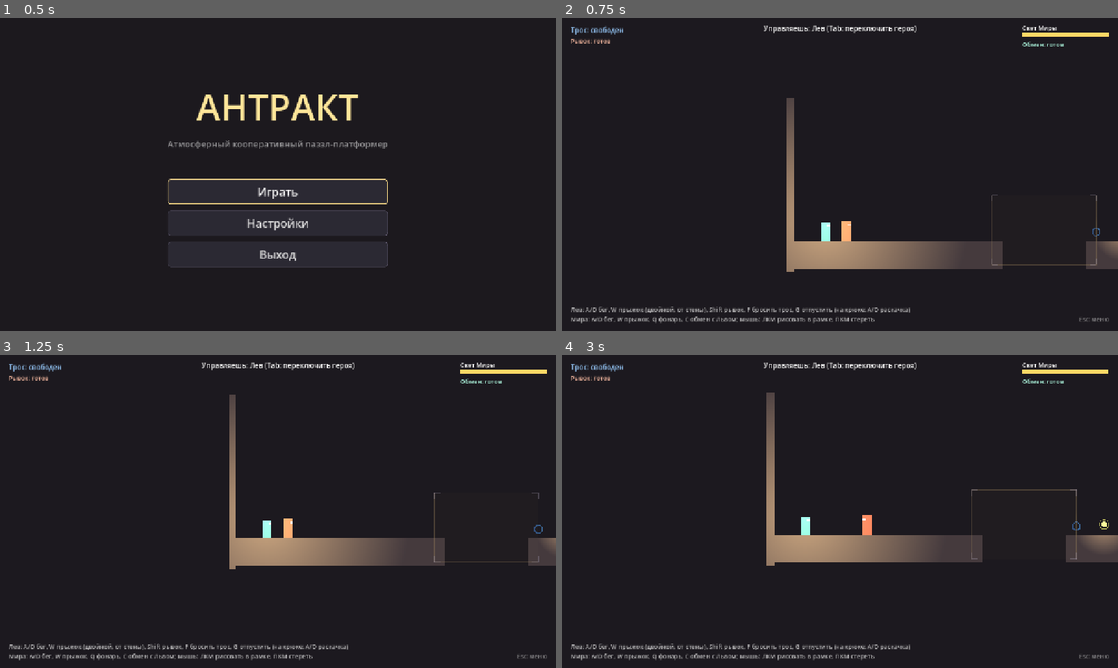
Above: before the commit, frames 1-4 (two rows, left to right).
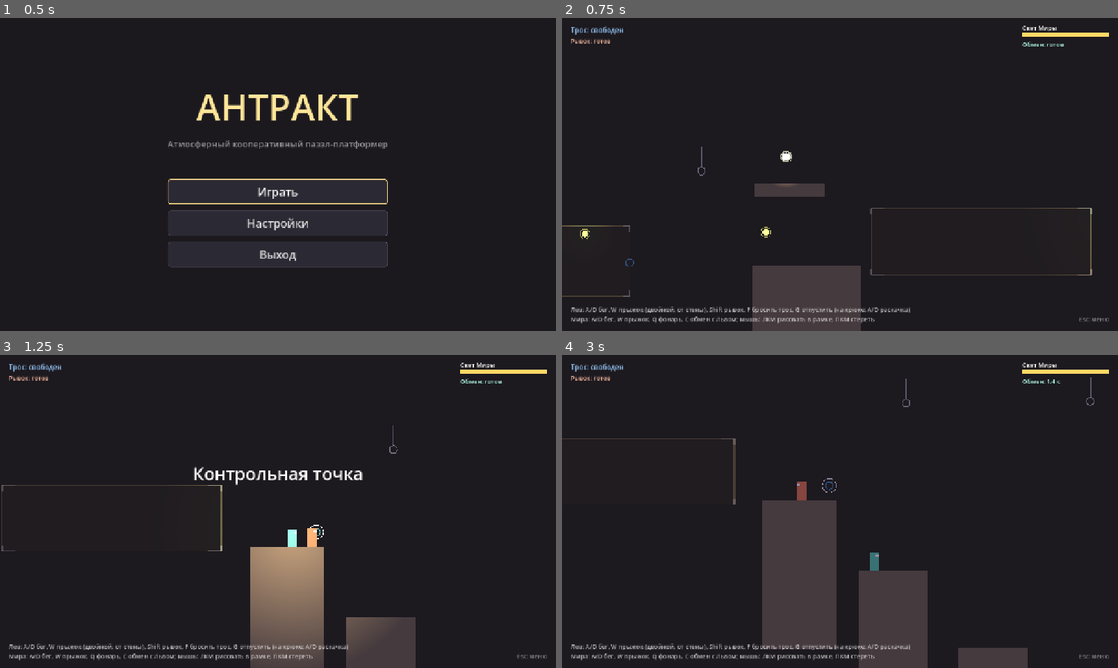
Above: after the commit, the same moments.

Repository: Lina40696/lina
Game: Godot game, scene res://scenes/menu.tscn
Two runs of this game, one before a commit and one after it. Both use one fixed random seed, a clock stepped at 60 frames per second and the inputs below.
Inputs (mouse positions are in pixels of both pictures, inside the frame that each line leads up to):
- Up to frame 1 (0.5 s): no input
- Up to frame 2 (0.75 s): click "Играть" at 0.5 s
- Up to frame 3 (1.25 s): no input
- Up to frame 4 (3 s): tap Enter (ui_accept) at 1.25 s; move the mouse to (962, 495) at 1.27 s; hold D (p1_right) 1.28-2 s; tap Keypad 0 (p2_light, bound only after the commit) at 1.35 s; click (962, 495) at 1.42 s; tap W (p1_jump) at 1.52 s; tap Q (p2_light, bound only before the commit) at 1.55 s; drag from (728, 527) to (1112, 530) at 2.02 s; move the mouse to (895, 442) at 2.77 s; hold A (p1_left) from 2.78 s (still down); tap Keypad 1 (p2_swap, bound only after the commit) at 2.85 s

Frame 1 is identical in both runs. In frame 2, 10% of the frame differs, in the area x 0-100%, y 2-100%; in frame 3, 12%; in frame 4, 16%.

Commit message:
уровень доработала

Diff:
--- a/project.godot
+++ b/project.godot
@@ -8,11 +8,15 @@
 
 config_version=5
 
+[animation]
+
+compatibility/default_parent_skeleton_in_mesh_instance_3d=true
+
 [application]
 
 config/name="Антракт (прототип механик)"
 run/main_scene="res://scenes/menu.tscn"
-config/features=PackedStringArray("4.3", "GL Compatibility")
+config/features=PackedStringArray("4.7", "GL Compatibility")
 
 [autoload]
 
--- a/scenes/main.tscn
+++ b/scenes/main.tscn
@@ -1,86 +1,117 @@
-[gd_scene load_steps=9 format=3]
+[gd_scene format=3 uid="uid://botq6si4k6nlf"]
 
-[ext_resource type="Script" path="res://scripts/level.gd" id="1_level"]
+[ext_resource type="Script" uid="uid://2pwwn551d2cj" path="res://scripts/level.gd" id="1_level"]
 [ext_resource type="PackedScene" path="res://scenes/blocks/platform.tscn" id="2"]
 [ext_resource type="PackedScene" path="res://scenes/blocks/anchor_post.tscn" id="3"]
 [ext_resource type="PackedScene" path="res://scenes/blocks/draw_zone.tscn" id="4"]
 [ext_resource type="PackedScene" path="res://scenes/blocks/light_orb.tscn" id="5"]
 [ext_resource type="PackedScene" path="res://scenes/blocks/anchor_hook.tscn" id="6"]
 [ext_resource type="PackedScene" path="res://scenes/blocks/checkpoint.tscn" id="7"]
-[ext_resource type="PackedScene" path="res://scenes/blocks/goal.tscn" id="8"]
 
-[node name="Main" type="Node2D"]
+[node name="Main" type="Node2D" unique_id=1500935197]
 script = ExtResource("1_level")
 
-[node name="SpawnLev" type="Marker2D" parent="."]
-position = Vector2(0, 330)
+[node name="SpawnLev" type="Marker2D" parent="." unique_id=158182025]
+position = Vector2(2308, 174)
 
-[node name="SpawnMira" type="Marker2D" parent="."]
-position = Vector2(-60, 330)
+[node name="SpawnMira" type="Marker2D" parent="." unique_id=383435939]
+position = Vector2(2253, 170)
 
-[node name="GroundStart" parent="." instance=ExtResource("2")]
+[node name="GroundStart" parent="." unique_id=684701716 instance=ExtResource("2")]
 position = Vector2(-150, 360)
 size = Vector2(600, 80)
 
-[node name="GroundMiddle" parent="." instance=ExtResource("2")]
-position = Vector2(690, 360)
-size = Vector2(460, 80)
-
-[node name="GroundFar" parent="." instance=ExtResource("2")]
-position = Vector2(1550, 400)
-size = Vector2(550, 200)
-
-[node name="GroundEnd" parent="." instance=ExtResource("2")]
-position = Vector2(2400, 400)
-size = Vector2(600, 200)
-
-[node name="WallLeft" parent="." instance=ExtResource("2")]
+[node name="WallLeft" parent="." unique_id=1610301055 instance=ExtResource("2")]
 position = Vector2(-170, -50)
 size = Vector2(20, 500)
 
-[node name="WallRight" parent="." instance=ExtResource("2")]
-position = Vector2(3000, -50)
-size = Vector2(20, 500)
-
-[node name="Pillar" parent="." instance=ExtResource("2")]
-position = Vector2(900, 255)
+[node name="Pillar" parent="." unique_id=1858583356 instance=ExtResource("2")]
+position = Vector2(1073, 343)
+scale = Vector2(3.4885654, 2.0798793)
 size = Vector2(90, 105)
 
-[node name="PostBridge" parent="." instance=ExtResource("3")]
+[node name="PostBridge" parent="." unique_id=2053947323 instance=ExtResource("3")]
 position = Vector2(720, 335)
 
-[node name="ZoneBridge" parent="." instance=ExtResource("4")]
+[node name="ZoneBridge" parent="." unique_id=1747427576 instance=ExtResource("4")]
 position = Vector2(420, 230)
-size = Vector2(300, 200)
 anchor_path = NodePath("../PostBridge")
 
-[node name="OrbMiddle" parent="." instance=ExtResource("5")]
-position = Vector2(800, 330)
-amount = 25.0
+[node name="OrbMiddle" parent="." unique_id=1821751148 instance=ExtResource("5")]
+position = Vector2(1112, 247)
+collision_layer = 0
+collision_mask = 4
 respawn_time = 40.0
 
-[node name="OrbPillar" parent="." instance=ExtResource("5")]
-position = Vector2(945, 230)
+[node name="OrbPillar" parent="." unique_id=730175290 instance=ExtResource("5")]
+position = Vector2(591, 252)
+collision_layer = 0
+collision_mask = 4
 amount = 40.0
 respawn_time = 40.0
 
-[node name="HookMain" parent="." instance=ExtResource("6")]
-position = Vector2(1350, 80)
+[node name="HookMain" parent="." unique_id=1587282552 instance=ExtResource("6")]
+position = Vector2(927, 71)
 
-[node name="PostFar" parent="." instance=ExtResource("3")]
-position = Vector2(2430, 375)
+[node name="CheckpointA" parent="." unique_id=1797476107 instance=ExtResource("7")]
+position = Vector2(1198, 282)
 
-[node name="ZoneFar" parent="." instance=ExtResource("4")]
-position = Vector2(2080, 270)
-size = Vector2(340, 200)
-anchor_path = NodePath("../PostFar")
+[node name="DrawZone" parent="." unique_id=159235934 instance=ExtResource("4")]
+position = Vector2(1416, 179)
+scale = Vector2(2.10487, 0.9508762)
 
-[node name="CheckpointA" parent="." instance=ExtResource("7")]
-position = Vector2(760, 330)
+[node name="Platform" parent="." unique_id=1297615785 instance=ExtResource("2")]
+position = Vector2(1079, 105)
 
-[node name="CheckpointB" parent="." instance=ExtResource("7")]
-position = Vector2(1640, 370)
+[node name="LightOrb" parent="." unique_id=812795831 instance=ExtResource("5")]
+position = Vector2(1170, 28)
+collision_layer = 0
+collision_mask = 4
 
-[node name="Goal" parent="." instance=ExtResource("8")]
-position = Vector2(2690, 290)
-size = Vector2(120, 140)
+[node name="LightOrb2" parent="." unique_id=1562848783 instance=ExtResource("5")]
+position = Vector2(1168, 30)
+collision_layer = 0
+collision_mask = 4
+
+[node name="LightOrb3" parent="." unique_id=975344858 instance=ExtResource("5")]
+position = Vector2(1173, 30)
+collision_layer = 0
+collision_mask = 4
+
+[node name="Platform2" parent="." unique_id=551278476 instance=ExtResource("2")]
+position = Vector2(2129.0002, 358)
+scale = Vector2(1.0590988, 10.68)
+
+[node name="Platform3" parent="." unique_id=1055868157 instance=ExtResource("2")]
+position = Vector2(2406, 557)
+scale = Vector2(1, 10.319998)
+
+[node name="Platform4" parent="." unique_id=1793021711 instance=ExtResource("2")]
+position = Vector2(2692, 780.00006)
+scale = Vector2(1, 9.24)
+
+[node name="Platform5" parent="." unique_id=1441644673 instance=ExtResource("2")]
+position = Vector2(2974, 914)
+scale = Vector2(1, 10.84)
+
+[node name="Platform6" parent="." unique_id=1406173923 instance=ExtResource("2")]
+position = Vector2(3280, 1051)
+scale = Vector2(1, 13)
+
+[node name="Checkpoint" parent="." unique_id=1879063716 instance=ExtResource("7")]
+position = Vector2(2188, 295)
+
+[node name="AnchorPost" parent="." unique_id=338955958 instance=ExtResource("3")]
+position = Vector2(2321, 314)
+
+[node name="AnchorHook" parent="." unique_id=1489767256 instance=ExtResource("6")]
+position = Vector2(2542, 77)
+
+[node name="AnchorHook2" parent="." unique_id=811164029 instance=ExtResource("6")]
+position = Vector2(3072, 72)
+
+[node name="AnchorHook3" parent="." unique_id=1299599330 instance=ExtResource("6")]
+position = Vector2(3559, 77)
+
+[node name="Platform7" parent="." unique_id=1414140678 instance=ExtResource("2")]
+position = Vector2(3544, 220)
--- a/scripts/inputs.gd
+++ b/scripts/inputs.gd
@@ -8,7 +8,7 @@
 #                      переключение клавишей switch_hero (Tab). Удобно для тестов.
 # solo_mode = false -> два человека на одной клавиатуре (эту схему менять нельзя).
 
-var solo_mode: bool = true
+var solo_mode: bool = false
 
 # Клавиши по умолчанию (physical keycode: не зависит от раскладки, работает и на русской).
 const DEFAULTS := {
@@ -96,8 +96,8 @@
 		_key("p1_throw", KEY_F)
 		_key("p1_release", KEY_G)
 		_key("p1_dash", KEY_SHIFT)
-		_key("p2_light", KEY_COMMA)
-		_key("p2_swap", KEY_M)
+		_key("p2_light", KEY_KP_0)
+		_key("p2_swap", KEY_KP_1)
 	_key("switch_hero", bindings.switch_hero)
 	_key("interact", bindings.interact)          # E: заговорить/использовать объект (общая для обоих героев)
 
